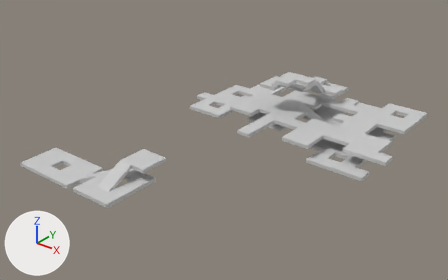
The FBX model Assets/gra_3d/geometry-15-room4part3.FBX: old version first, new version second.
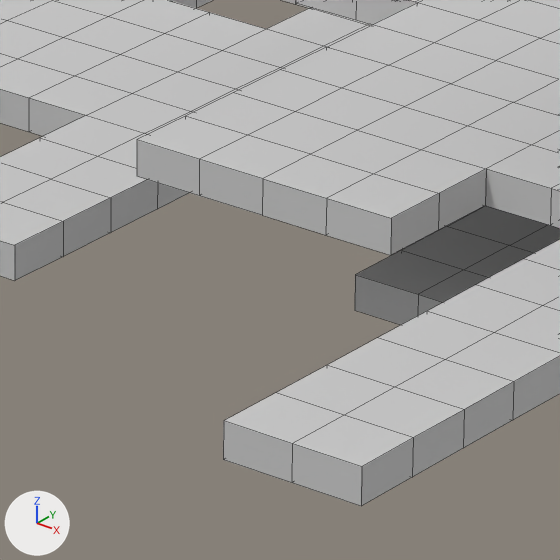
Each version appears first whole from a 50 mm lens placed at (70.26, -40.08, 29.41), pointed at (45.68, -9.35, 10.37), and next in a close-up on the part from 49% to 59% of the width and 34% to 51% of the height. Lighting does not change. The marker at lower left points along +X, +Y and +Z. The close-ups show mesh edges as thin lines. Where no turn or scale is listed for an object, it has been applied to the vertices.

Objects in the first close-up: 'room4-part3'.
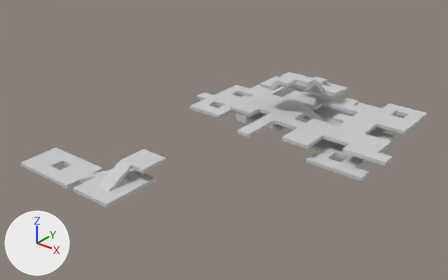
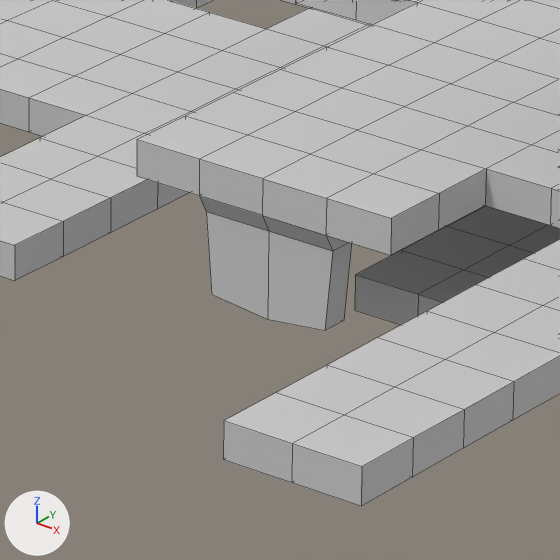
Boxes [x1, y1, x2, y2] around the edits, measured in the close-ups (560 x 560 px):
```json
{"part": 1, "of": "me_mesh", "change": "built on", "after": [199, 196, 352, 331]}
```

Scene script edits in JSON lines:
```json
{"block": "me_mesh", "where": "me_mesh.from_pydata(...)  # 2358 vertices, 2364 faces; spans x -5.5..15.8, y -17.2..6.2, z -2.0..3.3"}
{"block": "me_mesh", "where": "# used by ob_room4_part3; location = (40.816, -2.85, 10.874)"}
{"block": "me_mesh", "where": "# verts and faces of me_mesh; kept vertices keep their numbers, new ones are numbered from 2358"}
{"block": "me_mesh", "where": "# before: 1025 (4.1, -2.5, 0.0), 1026 (3.6, -2.5, 0.0), 1038 (3.1, -2.5, 0.0), 1367 (3.6, -3.0, 0.0) at pixel (262, 215), 1368 (4.1, -3.0, 0.0) at pixel (325, 235)"}
{"block": "me_mesh", "where": "# before: 1370 (3.1, -3.0, 0.0) at pixel (199, 195)"}
{"block": "me_mesh", "change": "me_mesh part 1"}
{"op": "add", "block": "me_mesh", "code": "delete_faces([(1025, 1368, 1367, 1026), (1026, 1367, 1370, 1038)])"}
{"op": "add", "block": "me_mesh", "code": "for new, old in zip([2358, 2359, 2360], [1025, 1026, 1038]): verts[new] = verts[old] + (0.0, -0.2, -0.1)"}
{"op": "add", "block": "me_mesh", "code": "for new, old in zip([2361, 2362, 2363], [1367, 1368, 1370]): verts[new] = verts[old] + (0.0, 0.1, -0.1)"}
{"op": "add", "block": "me_mesh", "code": "for new, old in zip([*range(2364, 2368)], [2358, 2359, 2361, 2362]): verts[new] = verts[old] + (0.0, 0.0, -0.6)"}
{"op": "add", "block": "me_mesh", "code": "verts[2368] = (3.2, -2.9, -0.7)  # pixel (211, 294)"}
{"op": "add", "block": "me_mesh", "code": "verts[2369] = (3.2, -2.7, -0.7)"}
{"op": "add", "block": "me_mesh", "code": "faces += [(2364, 2367, 2366, 2365), (2365, 2366, 2368, 2369), (1025, 2358, 2359, 1026), (1025, 1368, 2362, 2358), (1367, 2361, 2362, 1368), (1367, 1370, 2363, 2361)]"}
{"op": "add", "block": "me_mesh", "code": "faces += [(1038, 2360, 2363, 1370), (1026, 2359, 2360, 1038), (2358, 2364, 2365, 2359), (2358, 2362, 2367, 2364), (2361, 2366, 2367, 2362), (2361, 2363, 2368, 2366)]"}
{"op": "add", "block": "me_mesh", "code": "faces += [(2360, 2369, 2368, 2363), (2359, 2365, 2369, 2360)]"}
```
